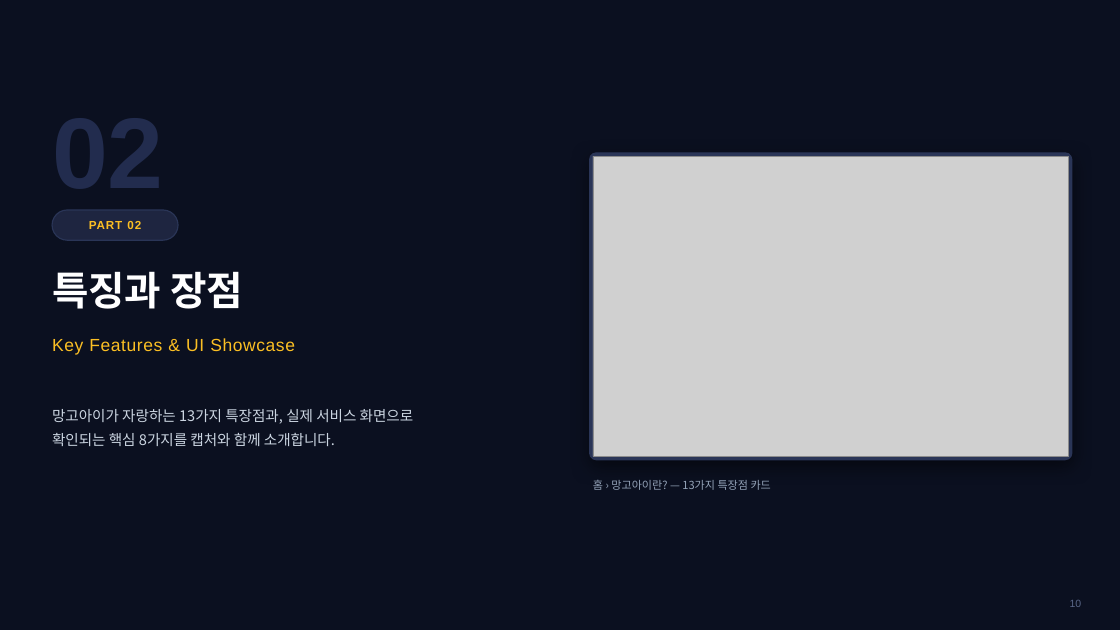
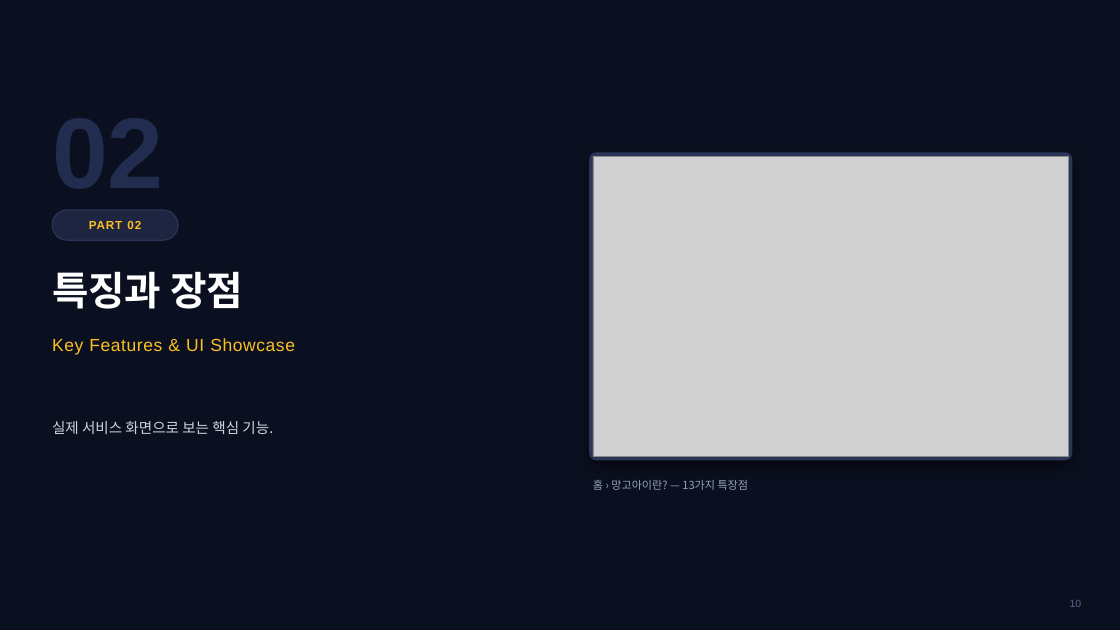
Before and after one commit to navy111p-sudo/mangoiweb, a slide deck: slide 10 of docs/MANGO_AI_안내_통합본_2026-08-17.pptx. Drawn at 1120x630 pixels with LibreOffice and Linux fonts; fonts in the diff are those of the drawing; grey boxes stand for pictures; background and template pictures are left out. Boxes give left, top, right and bottom in pixels: in the first picture for what was removed or moved away, otherwise in the second. Text is boxed around its words. In the diff, an @@ line names an element or a change of style, - is before the commit and + after.

```diff
--- a/docs/MANGO_AI_안내_통합본_2026-08-17.pptx
+++ b/docs/MANGO_AI_안내_통합본_2026-08-17.pptx
@@ text at (52,421,273,434): text changed @@
-망고아이가 자랑하는 13가지 특장점과, 실제 서비스 화면으로
-확인되는 핵심 8가지를 캡처와 함께 소개합니다.
+실제 서비스 화면으로 보는 핵심 기능.
@@ text at (593,480,749,490): text changed @@
-홈 › 망고아이란? — 13가지 특장점 카드
+홈 › 망고아이란? — 13가지 특장점
```
Also in this commit, not shown: 20 other slides changed, 7 slides added, 15 slides removed.
